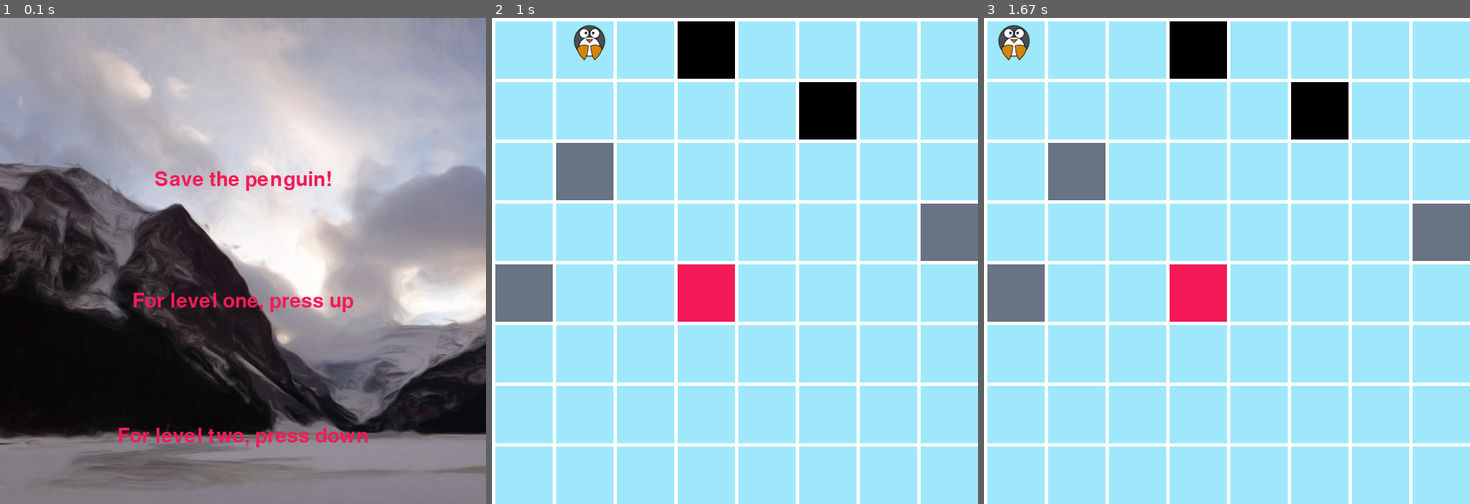
Above: before the commit, frames 1-3 (left to right).
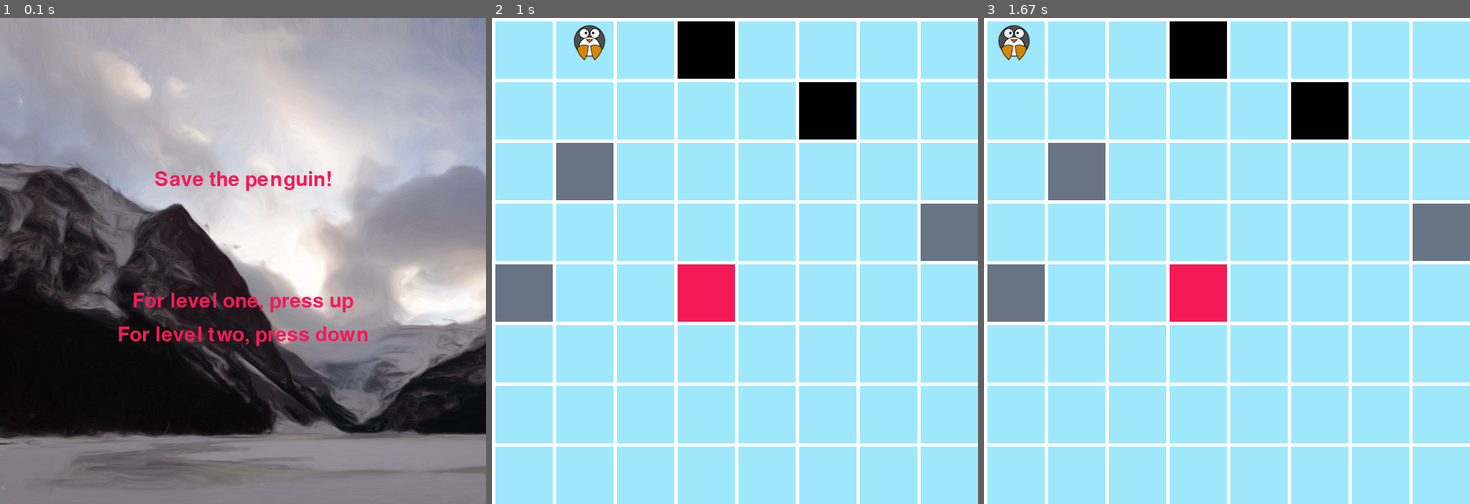
Above: after the commit, the same moments.

Repository: hannah-rackley/my_pygame
Game: pygame game, started from main.py
The game is run twice, just before and just after one commit, with the same random seed, the same clock (stepped at 60 frames per second) and the same inputs.
Inputs:
- Up to frame 1 (0.1 s): no input
- Up to frame 2 (1 s): hold Up 0.33-0.8 s; hold Right from 0.83 s (still down)
- Up to frame 3 (1.67 s): release Right at 1.3 s

The runs differ from the first frame. In frame 1, 1.3% of the frame differs, in the area x 24-76%, y 63-89%; in frame 2, nothing differs; in frame 3, nothing differs.

Commit message:
Added ability to escape the game by hitting the escape key.

Diff:
--- a/main.py
+++ b/main.py
@@ -40,6 +40,24 @@
                 color = BLUE
                 pygame.draw.rect(screen, color, [(margin + box_length) * column + margin, (margin + box_length) * row + margin, box_length, box_length])
         return grid
+
+class Level(object):
+    def __init__(self, winner_pos, hole_dict, rock_dict):
+        self.winner_pos = winner_pos
+        self.hole_dict = hole_dict
+        self.rock_dict = rock_dict
+
+    def get_winner_list(self):
+        winner_list = create_winner(self.winner_pos)
+        return winner_list
+
+    def get_hole_list(self):
+        hole_list = hole_creator(self.hole_dict)
+        return hole_list
+
+    def get_rock_list(self):
+        rock_list = rock_creator(self.rock_dict)
+        return rock_list
 
 class Player(pygame.sprite.Sprite):
     def __init__(self, x, y):
@@ -198,27 +216,8 @@
         level_choice = 1
         return level_choice
 
-win_message = "You won! Press any key to start over!"
+win_message = "You won! Try another level!!"
 start_message = 'Save the penguin!'
-
-class Level(object):
-    def __init__(self, winner_pos, hole_dict, rock_dict):
-        self.winner_pos = winner_pos
-        self.hole_dict = hole_dict
-        self.rock_dict = rock_dict
-
-    def get_winner_list(self):
-        winner_list = create_winner(self.winner_pos)
-        return winner_list
-
-    def get_hole_list(self):
-        hole_list = hole_creator(self.hole_dict)
-        return hole_list
-
-    def get_rock_list(self):
-        rock_list = rock_creator(self.rock_dict)
-        return rock_list
-
 
 #hard level
 hard_winner_pos = [5, 7]
@@ -270,6 +269,8 @@
             if event.type == pygame.QUIT:
                 exit()
             elif event.type == pygame.KEYDOWN:
+                if event.key == pygame.K_ESCAPE:
+                    exit()
                 pressed = pygame.key.get_pressed()
                 if pressed[pygame.K_UP] or pressed[pygame.K_DOWN]:
                     start_game = True
@@ -280,7 +281,7 @@
         screen.blit(background_image, [0, 0])
         display_medium_text(message)
         display_instruction_text("For level one, press up", 300)
-        display_instruction_text("For level two, press down", 100)
+        display_instruction_text("For level two, press down", 250)
 
         pygame.display.update()
         clock.tick(60)
@@ -312,6 +313,9 @@
         for event in pygame.event.get():
             if event.type == pygame.QUIT:
                 exit()
+            elif event.type == pygame.KEYDOWN:
+                if event.key == pygame.K_ESCAPE:
+                    exit()
             pressed = pygame.key.get_pressed()
             player.change_move_speed(pressed)
 
